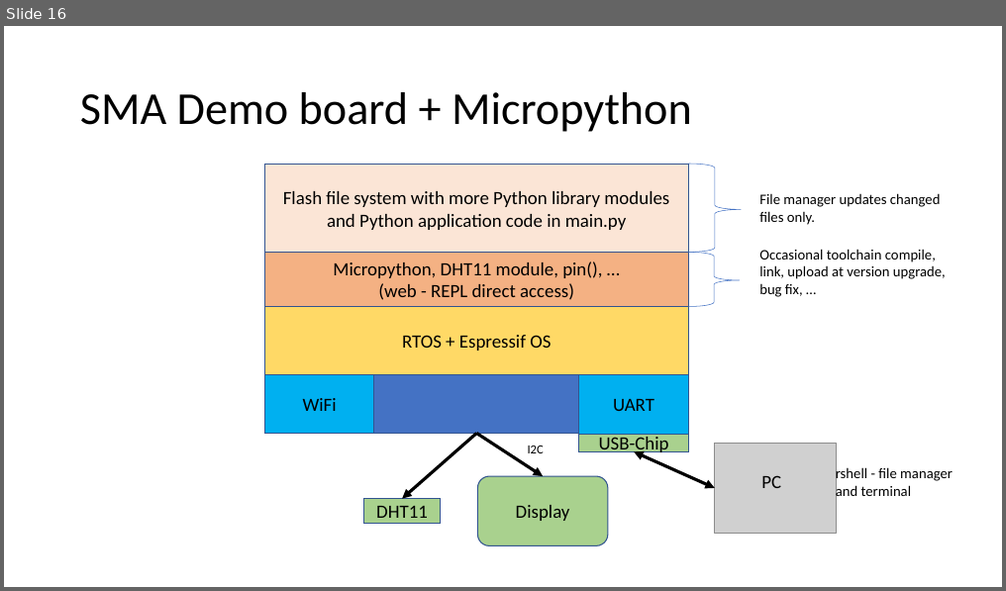
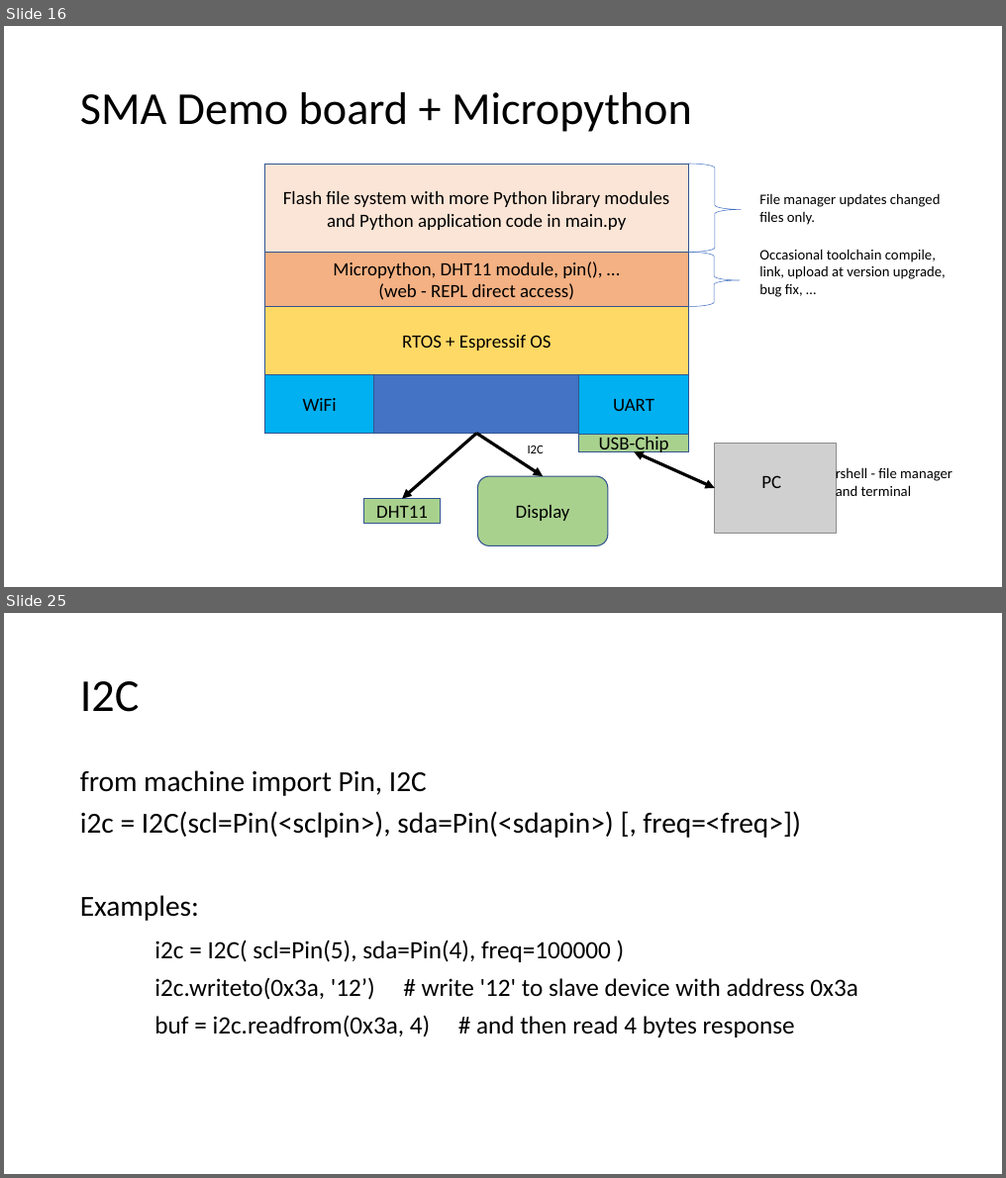
Before and after one commit to sensemakersamsterdam/micropython, a slide deck: MicroPython.pptx. Shown one above the other, each under a label of ours: slide 16 before the commit, slides 16 and 25 after it; the slides between them are not shown. The pictures are 1006x591 and 1006x1178 pixels, drawn with LibreOffice and Linux fonts; fonts in the diff are those of the drawing; grey boxes stand for pictures. Boxes give left, top, right and bottom in pixels: in the first picture for what was removed or moved away, otherwise in the second. Text is boxed around its words. In the diff, an @@ line names an element or a change of style, - is before the commit and + after.

```diff
--- a/MicroPython.pptx
+++ b/MicroPython.pptx
@@ slide 25 added at bbox=[4, 613, 1002, 1174], background #FFFFFF @@
@@ title added at bbox=[80, 681, 140, 712], 44 pt, text #000000 @@
+I2C
@@ text added at bbox=[80, 770, 858, 1038], 24 pt, text #000000 @@
+from machine import Pin, I2C
+i2c = I2C(scl=Pin(<sclpin>), sda=Pin(<sdapin>) [, freq=<freq>])
+Examples:
+i2c = I2C( scl=Pin(5), sda=Pin(4), freq=100000 )
+i2c.writeto(0x3a, '12’) # write '12' to slave device with address 0x3a
+buf = i2c.readfrom(0x3a, 4) # and then read 4 bytes response
```
Also in this commit, not shown: 8 other slides added.
